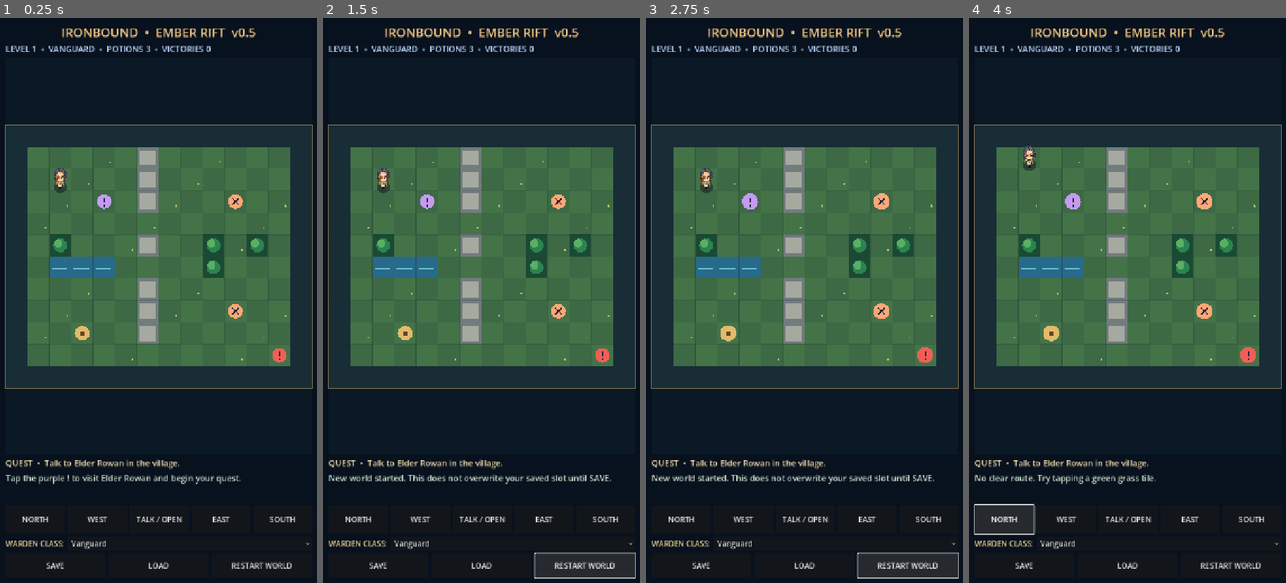
Above: before the commit, frames 1-4 (left to right).
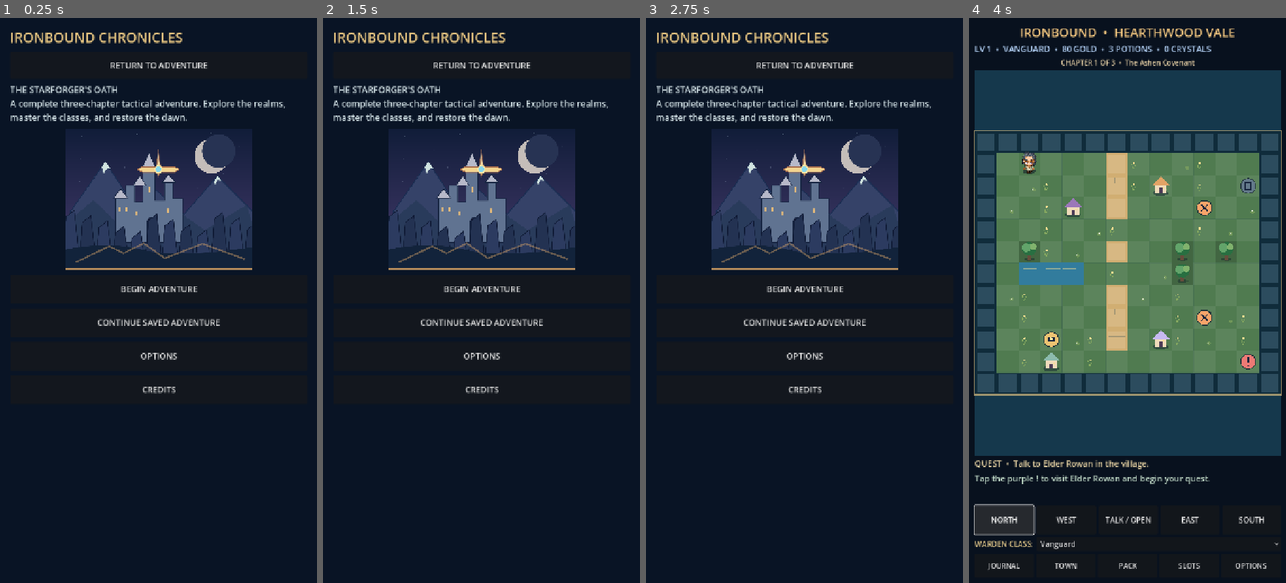
Above: after the commit, the same moments.

Repository: timnagytaxes-svg/android-test-apk
Game: Godot game, scene res://v06/world_game.tscn
Two runs of this game, one before a commit and one after it. Both use one fixed random seed, a clock stepped at 60 frames per second and the inputs below. Before the commit the project starts from res://v05/world_game.tscn.
Inputs (mouse positions are in pixels of both pictures, inside the frame that each line leads up to):
- Up to frame 1 (0.25 s): no input
- Up to frame 2 (1.5 s): click (586, 566) at 0.5 s, where only the run before the commit has a clickable "RESTART WORLD"; click (586, 566) at 1.25 s, where only the run before the commit has a clickable "RESTART WORLD"
- Up to frame 3 (2.75 s): click (909, 566) at 2 s, where only the run before the commit has a clickable "RESTART WORLD"
- Up to frame 4 (4 s): click (1127, 289) at 2.75 s, where only the run after the commit has a clickable "BEGIN ADVENTURE"; click "NORTH" at 3.5 s

The runs differ from the first frame. In frame 1, 44% of the frame differs, in the area x 1-99%, y 1-98%; in frame 2, 45%, in the area x 1-99%, y 1-100%; in frame 3, 45%; in frame 4, 42%.

Commit message:
Set Ironbound Chronicles v0.6 as main game; add campaign and UI regression gates

Diff:
--- a/godot/project.godot
+++ b/godot/project.godot
@@ -4,8 +4,8 @@
 config_version=5
 
 [application]
-config/name="Ironbound Tactics 0.5"
-run/main_scene="res://v05/world_game.tscn"
+config/name="Ironbound Chronicles 0.6"
+run/main_scene="res://v06/world_game.tscn"
 config/icon="res://art/app_icon.svg"
 config/features=PackedStringArray("4.4", "GL Compatibility")
 
--- /dev/null
+++ b/godot/v06/tests/rules.gd
@@ -0,0 +1,99 @@
+extends SceneTree
+
+var errors: int = 0
+
+func _init() -> void:
+    var campaign := V6Campaign.new()
+    var bag := ModuleInventory.new()
+    var progress := V4Progression.new()
+    _check(campaign.chapter == 0 and campaign.zones.size() == 3,"Three independent story chapters")
+    _check(not campaign.travel(1),"Next area locked until main quest")
+    _check(campaign.current_zone().terrain(Vector2i(2,2)) == "grass","Hearthwood meadow palette")
+    _check(campaign.current_zone().location_id(V6ZoneWorld.MERCHANT) == "merchant","Merchant on map")
+    _check(campaign.current_zone().location_id(V6ZoneWorld.CAMP) == "camp","Camp on map")
+    _check(campaign.current_zone().location_id(V6ZoneWorld.GATE_FORWARD) == "gate_forward","Chapter gate available")
+    _check(campaign.current_zone().path_to(V6ZoneWorld.MERCHANT).size() > 0,"Merchant can be reached by touch pathfinding")
+
+    var potion_before: int = bag.potions
+    var gold_before: int = campaign.gold
+    _check(campaign.shop_purchase("potion",bag),"Shop sells potions")
+    _check(bag.potions == potion_before+1 and campaign.gold == gold_before-24,"Purchase is atomic")
+    _check(not campaign.shop_purchase("forge_power",bag),"Cannot forge without gold and crystals")
+    campaign.gold = 250
+    campaign.crystals = 4
+    _check(campaign.shop_purchase("forge_power",bag),"Weapon forging succeeds")
+    _check(campaign.forge_power == 1 and campaign.crystals == 2,"Forging charges required crystals")
+    _check(campaign.shop_purchase("forge_armor",bag),"Armor forging succeeds")
+    _check(campaign.forge_armor == 1 and campaign.crystals == 0,"Armor upgrade applies")
+    _check(not campaign.shop_purchase("forge_armor",bag),"Forging requires remaining crystals")
+
+    var patrol := V3Battle.new(bag)
+    patrol.create(progress,"raider")
+    campaign.apply_battle_modifiers(patrol)
+    _check(patrol.attack_power(patrol.unit_by_id("warden")) >= 10,"Permanent forged power added")
+    _check(patrol.armor(patrol.unit_by_id("warden")) >= 5,"Permanent forged armor added")
+    _check(patrol.unit_by_id("raider").alive() and not patrol.unit_by_id("shaman").alive(),"Single patrol battle")
+    patrol.unit_by_id("warden").hurt(12)
+    gold_before = campaign.gold
+    var loot: Dictionary = campaign.record_battle("raider",true,patrol)
+    _check(int(loot["gold"]) > 0 and campaign.gold > gold_before,"Secure-random victory loot awarded")
+    _check(campaign.crystals >= 1 and campaign.achievements.has("first_victory"),"First victory unlocks crystal and badge")
+    _check(int(campaign.party_wounds.get("warden",0)) == 12,"Wounds survive after battle")
+    _check(campaign.shop_purchase("rest",bag),"Camp restores persistent wounds")
+    _check(campaign.party_wounds.is_empty(),"Party full restoration works")
+    gold_before = campaign.gold
+    _check(not campaign.shop_purchase("rest",bag) and campaign.gold == gold_before,"Fully healed party cannot waste gold")
+    _check(campaign.record_battle("raider",false,patrol)["gold"] <= 0,"Defeat penalizes gold fairly")
+
+    campaign.zones[0].quest_started = true
+    campaign.zones[0].cleared = {"raider":true,"shaman":true,"boss":true}
+    campaign.zones[0].quest_claimed = true
+    _check(campaign.travel(1) and campaign.chapter == 1,"Quest unlocks Glimmerfen")
+    var fen: V6ZoneWorld = campaign.current_zone()
+    _check(fen.terrain(Vector2i(2,2)) == "snow" and fen.passable(Vector2i(2,2)),"Glimmerfen is icy yet traversable")
+    fen.player = V5WorldState.ELDER
+    _check(fen.inspect(bag)["kind"] == "dialogue" and fen.quest_started,"Oracle offers second act quest")
+    var frost := V3Battle.new(bag)
+    frost.create(progress,fen.battle_key("raider"))
+    _check(frost.encounter_tier == 1 and frost.unit_by_id("raider").alive() and not frost.unit_by_id("ashfang").alive(),
+        "Icy patrol uses one enemy and distinct regional modifiers")
+    _check(frost.unit_by_id("raider").name == "Frost Stalker","Regional enemy identity")
+    fen.cleared = {"raider":true,"shaman":true,"boss":true}
+    fen.quest_claimed = true
+    _check(campaign.travel(2) and campaign.chapter == 2,"Second chapter unlocks Skyvault")
+    var void_boss := V3Battle.new(bag)
+    void_boss.create(progress,campaign.current_zone().battle_key("boss"))
+    _check(void_boss.encounter_tier == 2,"Final battle tier recognized")
+    _check(void_boss.unit_by_id("ashfang").name == "The Star-Eater","Final boss original identity")
+    _check(void_boss.unit_by_id("ashfang").health > 95,"Final boss has scaled health")
+    _check(campaign.journal().contains("Skyvault") and campaign.journal().contains("Glimmerfen"),"Journal shows all chapters")
+
+    var save: Dictionary = campaign.to_dict()
+    var revived := V6Campaign.new()
+    _check(revived.restore(save),"Campaign restores three areas")
+    _check(revived.chapter == 2 and revived.forge_power == 1,"World and forge state preserved")
+    _check(revived.achievements.has("first_victory"),"Achievements survive save")
+    var corrupted: Dictionary = save.duplicate(true)
+    corrupted["zones"][1]["cleared"]["boss"] = true
+    corrupted["zones"][1]["cleared"]["raider"] = false
+    _check(not revived.restore(corrupted),"Corrupt story prerequisites rejected")
+    _check(revived.chapter == 2,"Rejected save does not mutate previous state")
+
+    campaign.difficulty = V6Campaign.VETERAN_DIFFICULTY
+    var veteran := V3Battle.new(bag)
+    veteran.create(progress,"void_shaman")
+    var old_power: int = veteran.unit_by_id("shaman").power
+    campaign.apply_battle_modifiers(veteran)
+    _check(veteran.unit_by_id("shaman").power == old_power+2,"Veteran difficulty increases enemy power")
+    _check(veteran.unit_by_id("shaman").alive() and not veteran.unit_by_id("ashfang").alive(),"Regional shaman encounter filtered")
+
+    if errors == 0:
+        print("V06 CAMPAIGN ECONOMY AND BATTLE RULES PASSED")
+    quit(1 if errors > 0 else 0)
+
+func _check(ok: bool, message: String) -> void:
+    if ok:
+        print("PASS V06: "+message)
+    else:
+        errors += 1
+        push_error("FAIL V06: "+message)
--- /dev/null
+++ b/godot/v06/tests/ui.gd
@@ -0,0 +1,84 @@
+extends SceneTree
+
+var errors: int = 0
+
+func _init() -> void:
+    call_deferred("_exercise")
+
+func _exercise() -> void:
+    var packed: PackedScene = load("res://v06/world_game.tscn")
+    _check(packed != null,"v0.6 scene loads")
+    if packed == null:
+        quit(1)
+        return
+    var screen: Control = packed.instantiate() as Control
+    get_root().add_child(screen)
+    await process_frame
+    _check(screen.get("campaign") is V6Campaign,"Adventure director initialized")
+    _check(screen.get("map_view") is V6OverworldArt,"Original illustrated map is visible")
+    _check(screen.get("overlay").visible,"Title panel opens on launch")
+    screen.call("_close_panel")
+    var director: V6Campaign = screen.get("campaign")
+    var game: V3Coordinator = screen.get("game")
+    _check(director.current_zone() == screen.get("world"),"World state references active chapter")
+
+    screen.call("_open_panel","journal")
+    _check(screen.get("overlay").visible and screen.get("overlay_text").text.contains("CHAPTER 1"),
+        "Quest journal opens")
+    screen.call("_open_panel","pack")
+    _check(screen.get("overlay_text").text.contains("Potions"),"Inventory opens outside combat")
+    screen.call("_close_panel")
+
+    director.current_zone().quest_started = true
+    var before_gold: int = director.gold
+    screen.call("_launch_battle","raider")
+    await process_frame
+    _check(screen.get("battle_layer").visible,"Battle layer opens from overworld")
+    _check(game.battle.unit_by_id("raider").alive(),"Correct patrol enemy loaded")
+    # Simulate a resolved battle event to test the entire presentation transition.
+    game.battle.finished = true
+    game.battle.result = "VICTORY"
+    game._publish()
+    await process_frame
+    await process_frame
+    _check(screen.get("battle_screen") == null,"Win returns to overworld automatically")
+    _check(screen.get("world_layer").visible,"Overworld restores without opening EQUIP")
+    _check(bool(director.current_zone().cleared["raider"]),"Encounter marked complete once")
+    _check(director.gold > before_gold,"Returning battle grants loot")
+    _check(screen.call("_save_world"),"Adventure saves to slot 1")
+    _check(screen.call("_load_world"),"Adventure loads from slot 1")
+    _check(bool(screen.get("campaign").current_zone().cleared["raider"]),"Quest flags survive save/load")
+
+    # Player turn should advance automatically if a bonus action is not legal.
+    game.new_encounter(false,"raider")
+    _check(game.battle.end_turn(),"AI initiative passes to player")
+    _check(game.is_player_turn(),"Warden ready to act")
+    _check(game.battle.execute("guard","warden"),"Player uses their action")
+    await process_frame
+    _check(not game.is_player_turn(),"Spent turn automatically advances when no bonus action available")
+
+    # If healing is possible, the bonus window must remain open until potion use.
+    game.new_encounter(false,"raider")
+    game.battle.end_turn()
+    game.battle.unit_by_id("warden").hurt(8)
+    _check(game.battle.execute("guard","warden"),"Guard prepares bonus healing")
+    await process_frame
+    _check(game.is_player_turn(),"Injured Warden retains healing window")
+    _check(game.battle.can_act("potion","warden"),"Potion is available as a bonus")
+    _check(game.battle.execute("potion","warden"),"Potion heals in bonus window")
+    await process_frame
+    _check(not game.is_player_turn(),"Bonus action ends the spent turn automatically")
+
+    game.generation += 1
+    screen.queue_free()
+    await process_frame
+    if errors == 0:
+        print("V06 AUTO FLOW AND UI INTEGRATION PASSED")
+    quit(1 if errors > 0 else 0)
+
+func _check(ok: bool, message: String) -> void:
+    if ok:
+        print("PASS V06 UI: "+message)
+    else:
+        errors += 1
+        push_error("FAIL V06 UI: "+message)
Not shown, changed: godot/export_presets.cfg
